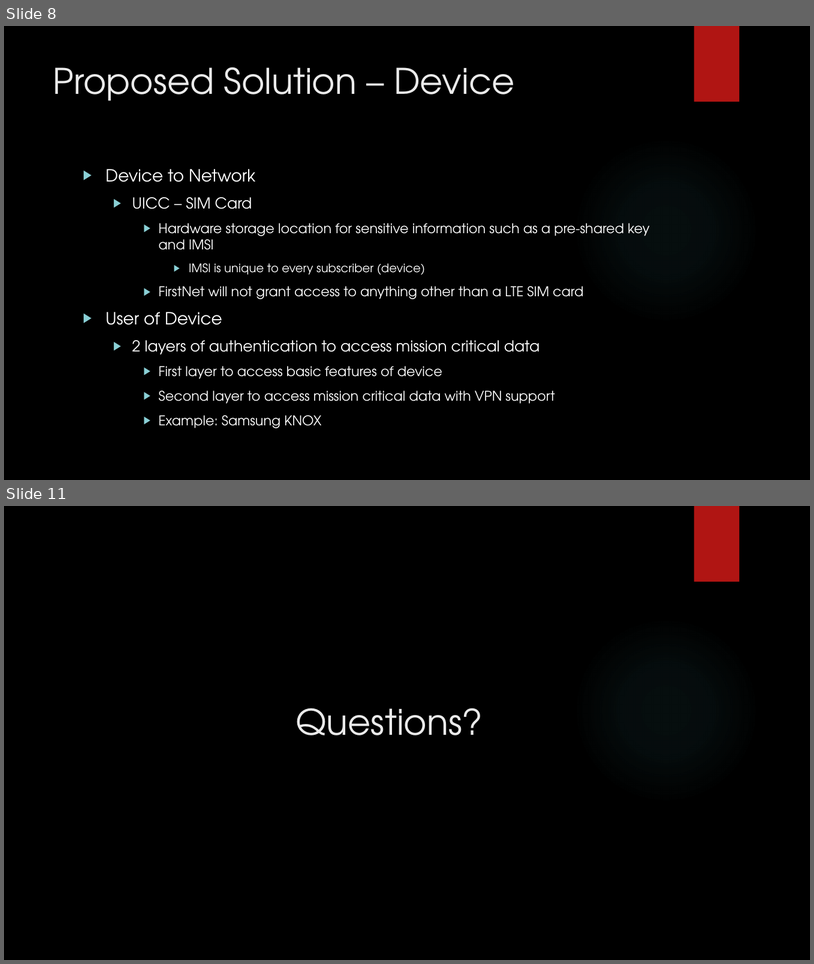
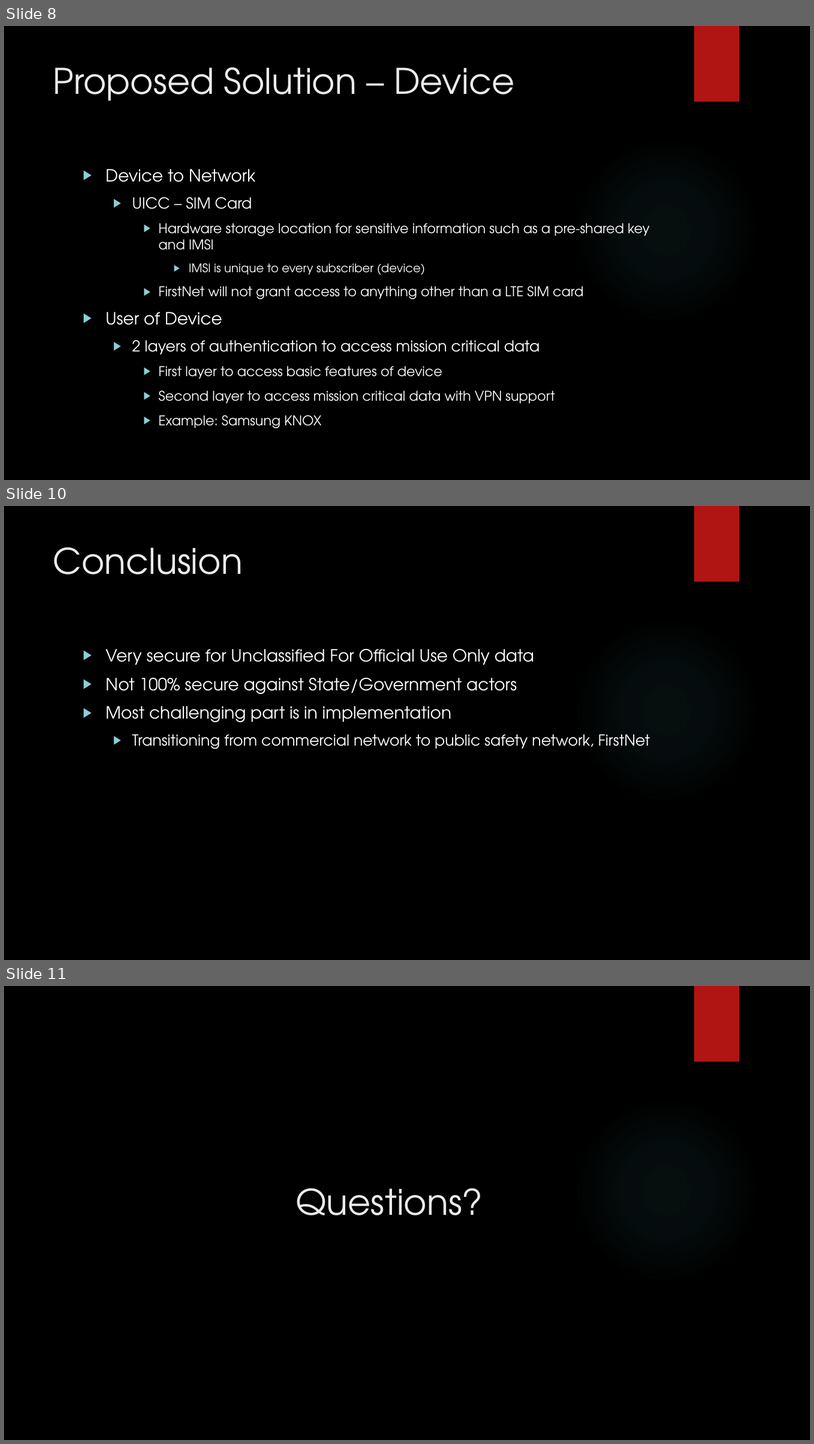
Before and after one commit to Polo08816/COSC734, a slide deck: Project/KevinKuo - Project Presentation.pptx. Shown one above the other, each under a label of ours: slides 8 and 11 before the commit, slides 8, 10 and 11 after it; the slides between them are not shown. The pictures are 814x964 and 814x1444 pixels, drawn with LibreOffice and Linux fonts; fonts in the diff are those of the drawing; background and template pictures are left out. Boxes give left, top, right and bottom in pixels: in the first picture for what was removed or moved away, otherwise in the second. Text is boxed around its words. In the diff, an @@ line names an element or a change of style, - is before the commit and + after.

```diff
--- a/Project/KevinKuo - Project Presentation.pptx
+++ b/Project/KevinKuo - Project Presentation.pptx
@@ slide 10 added at (4, 506, 810, 960), background picture (left out); not listed: 2 template elements that a slide beside it also shows @@
@@ title added at (53, 547, 243, 574), 42 pt, text #EBEBEB @@
+Conclusion
@@ text added at (105, 649, 651, 749), 20 pt, text #FFFFFF @@
+▶ Very secure for Unclassified For Official Use Only data
+▶ Not 100% secure against State/Government actors
+▶ Most challenging part is in implementation
+  ▶ Transitioning from commercial network to public safety network, FirstNet
```
Also in this commit, not shown: 1 slide changed, 2 other slides added, 1 slide removed, 1 other file.
